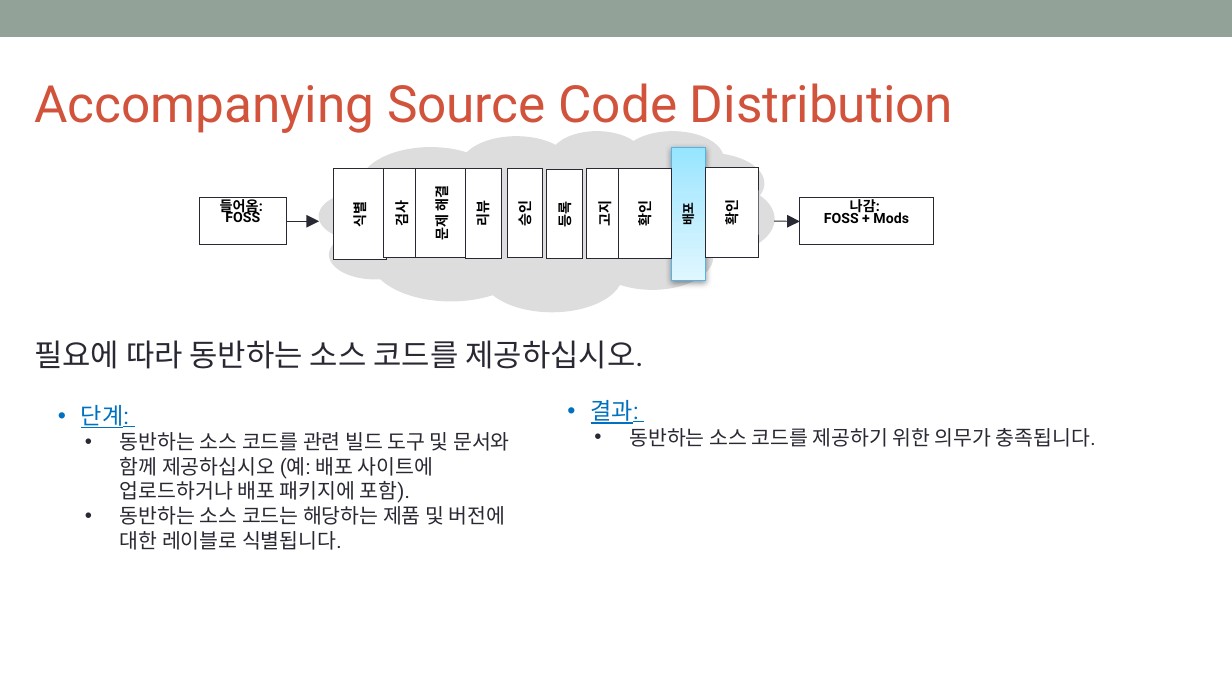
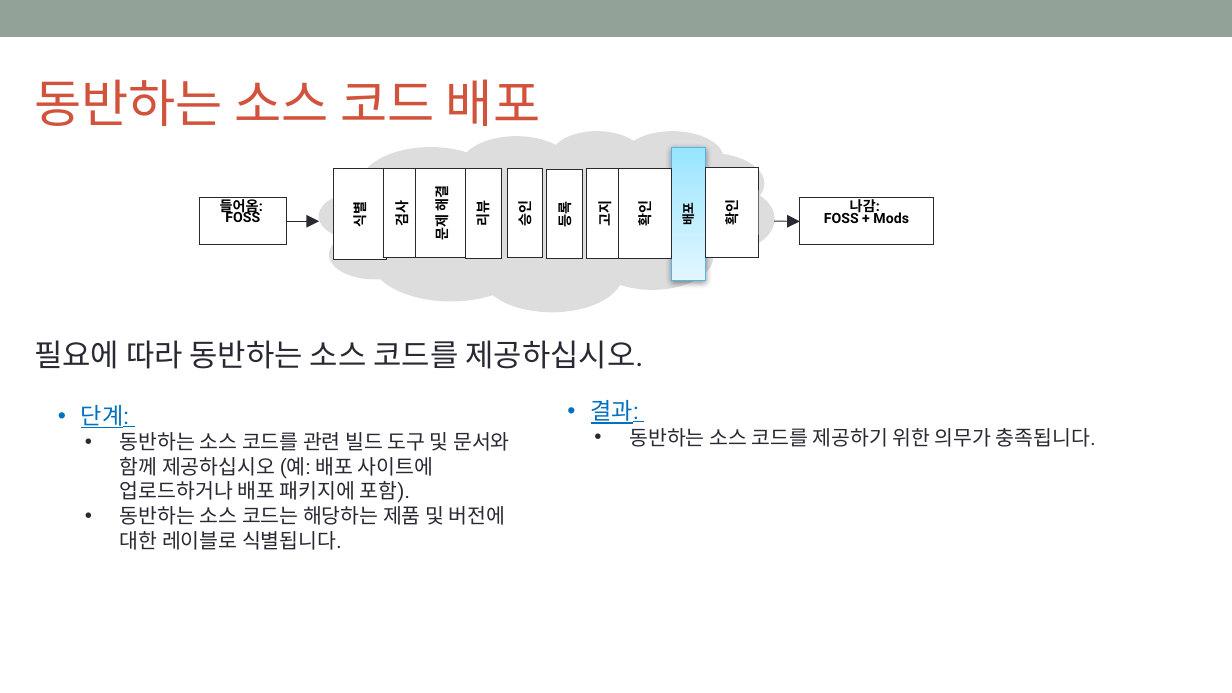
Before and after one commit to OpenChain-KWG/Curriculum-Translation-KR, a slide deck: slide 65 of target/slides/openchain-curriculum-for-1-1.pptx. Drawn at 1232x693 pixels with LibreOffice and Linux fonts; fonts in the diff are those of the drawing; background and template pictures are left out. Boxes give left, top, right and bottom in pixels: in the first picture for what was removed or moved away, otherwise in the second. Text is boxed around its words. In the diff, an @@ line names an element or a change of style, - is before the commit and + after.

```diff
--- a/target/slides/openchain-curriculum-for-1-1.pptx
+++ b/target/slides/openchain-curriculum-for-1-1.pptx
@@ text at bbox=[34, 79, 540, 126]: text changed @@
-Accompanying Source Code Distribution
+동반하는 소스 코드 배포
```
Also in this commit, not shown: 7 other files.
